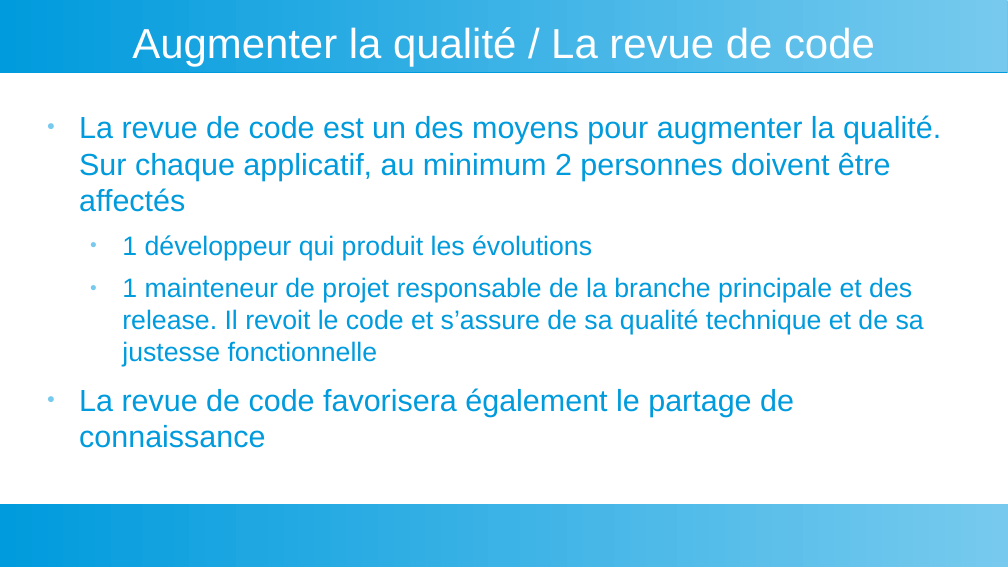
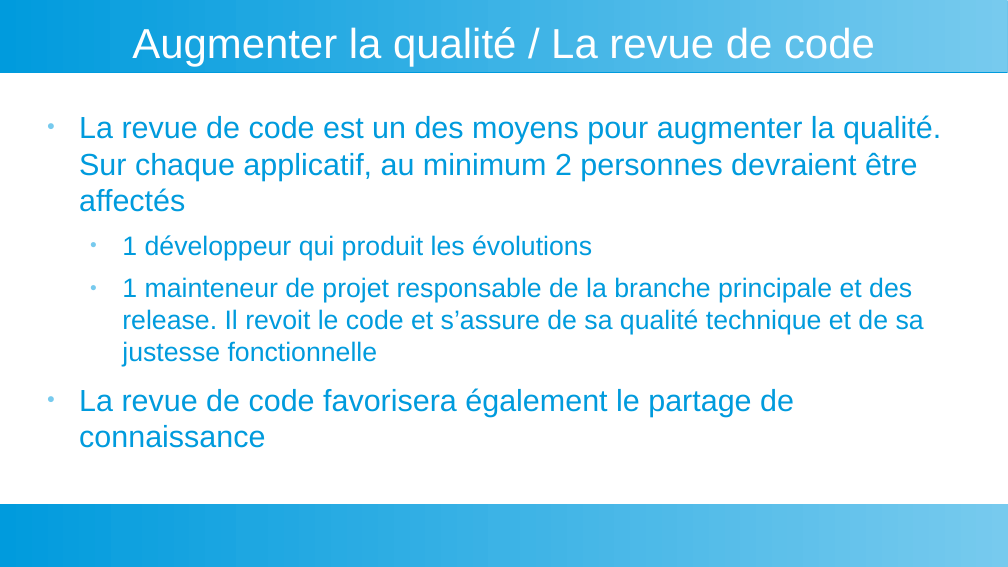
Before and after one commit to dthibau/bceao-cursus, a slide deck: slide 23 of 1_etatdeslieux/RapportAudit.odp. Drawn at 1008x567 pixels with LibreOffice and Linux fonts; fonts in the diff are those of the drawing. Boxes give left, top, right and bottom in pixels: in the first picture for what was removed or moved away, otherwise in the second. Text is boxed around its words. In the diff, an @@ line names an element or a change of style, - is before the commit and + after.

```diff
--- a/1_etatdeslieux/RapportAudit.odp
+++ b/1_etatdeslieux/RapportAudit.odp
@@ text at box(79, 115, 941, 212): text changed @@
-● La revue de code est un des moyens pour augmenter la qualité. Sur chaque applicatif, au minimum 2 personnes doivent être affectés
+● La revue de code est un des moyens pour augmenter la qualité. Sur chaque applicatif, au minimum 2 personnes devraient être affectés
```
Also in this commit, not shown: 17 other slides changed, 1 other file.
